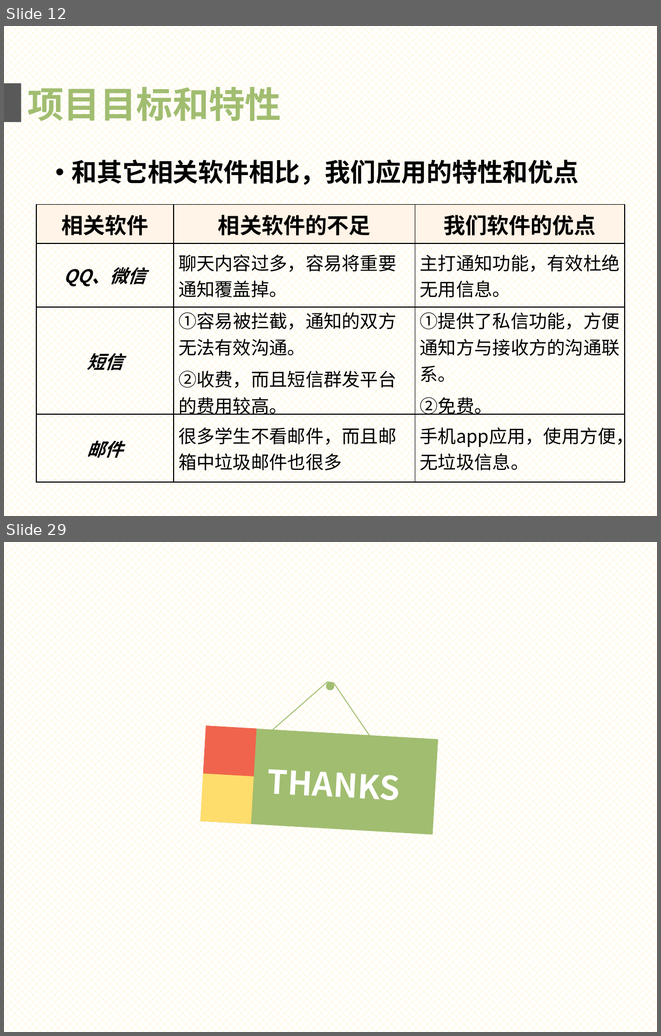
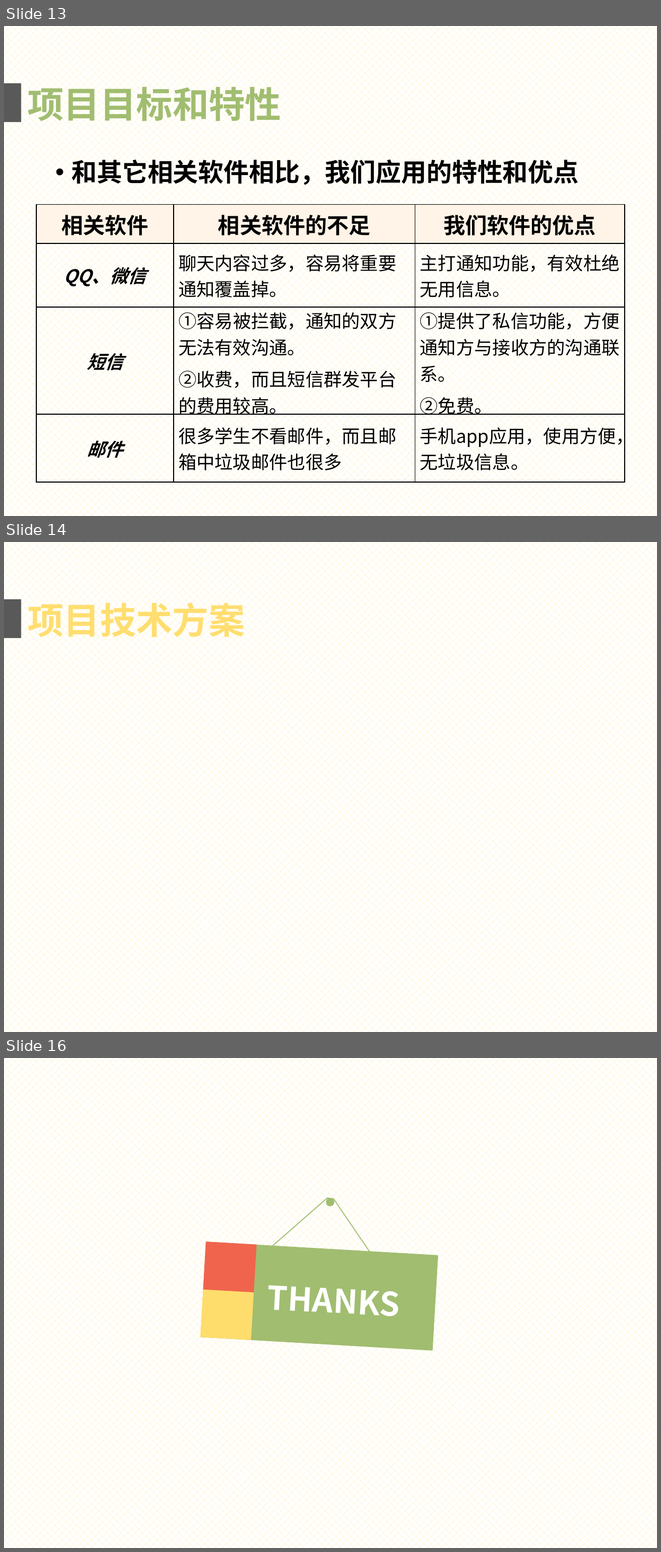
Before and after one commit to gocs/letmeknow, a slide deck: doc/presentation.pptx. Shown one above the other, each under a label of ours: slides 12 and 29 before the commit, slides 13, 14 and 16 after it; the slides between them are not shown. The pictures are 661x1036 and 661x1552 pixels, drawn with LibreOffice and Linux fonts; fonts in the diff are those of the drawing. Boxes give left, top, right and bottom in pixels: in the first picture for what was removed or moved away, otherwise in the second. Text is boxed around its words. In the diff, an @@ line names an element or a change of style, - is before the commit and + after.

```diff
--- a/doc/presentation.pptx
+++ b/doc/presentation.pptx
@@ slide 14 added at bbox=[4, 542, 657, 1032], background pattern #FFE699 on #FFFFFF @@
@@ rectangle added at bbox=[4, 599, 21, 638], fill #595959 @@
@@ text added at bbox=[27, 597, 245, 643], 40 pt, text #FFDE6F, bold @@
+项目技术方案
@@ what was slide 12 is now slide 13 @@
@@ what was slide 29 is now slide 16 @@
```
Also in this commit, not shown: 1 slide changed, 2 other slides added, 16 slides removed.
